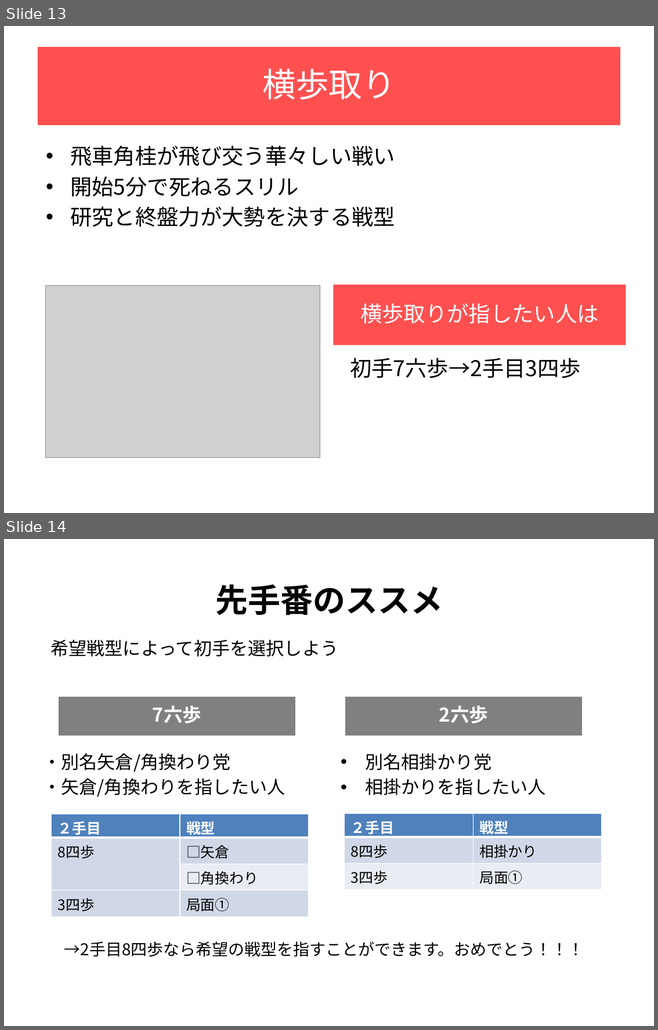
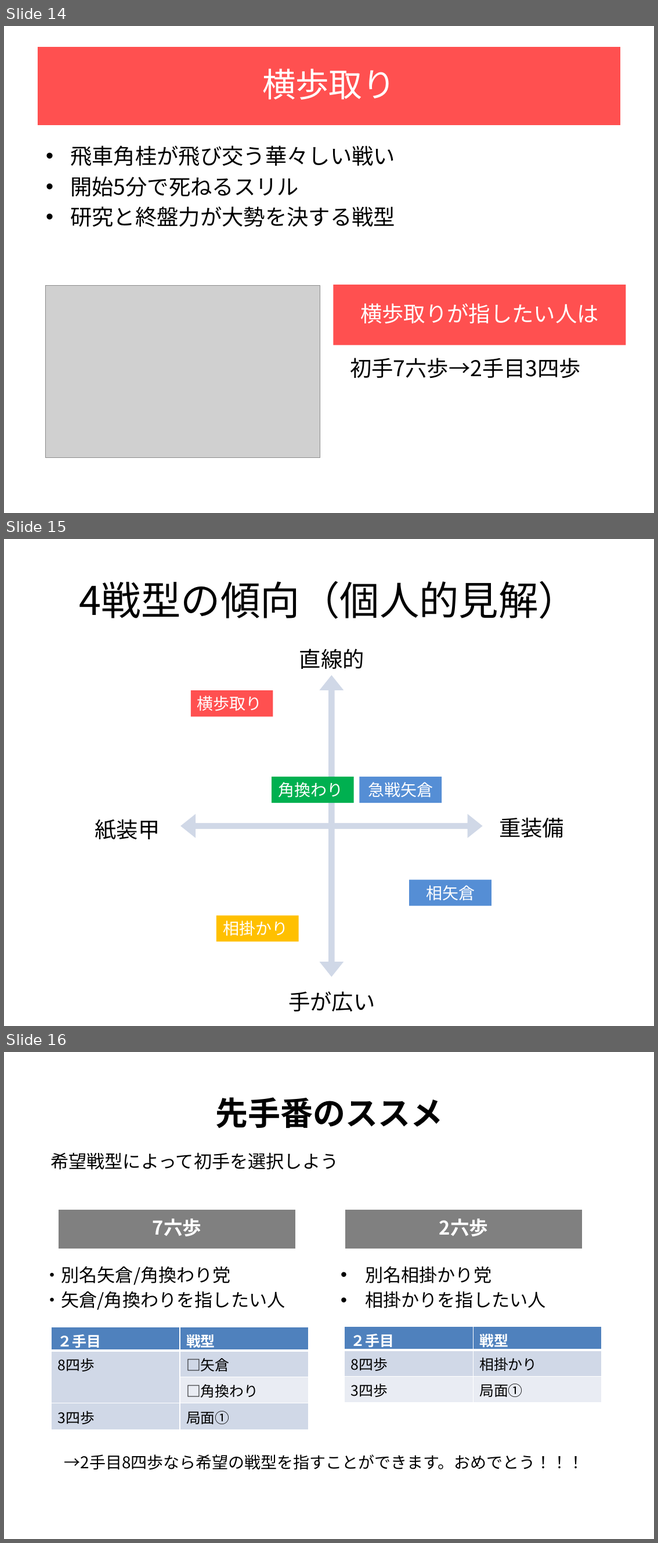
Before and after one commit to juju-ninon/IbishaCast, a slide deck: ビギナー向け相居飛車講座.pptx. Shown one above the other, each under a label of ours: slides 13 and 14 before the commit, slides 14, 15 and 16 after it. The pictures are 658x1030 and 658x1543 pixels, drawn with LibreOffice and Linux fonts; fonts in the diff are those of the drawing; grey boxes stand for pictures. Boxes give left, top, right and bottom in pixels: in the first picture for what was removed or moved away, otherwise in the second. Text is boxed around its words. In the diff, an @@ line names an element or a change of style, - is before the commit and + after.

```diff
--- a/ビギナー向け相居飛車講座.pptx
+++ b/ビギナー向け相居飛車講座.pptx
@@ slide 15 added at (4,539,654,1026), background #FFFFFF @@
@@ title added at (79,581,578,619), 44 pt, text #000000 @@
+4戦型の傾向（個人的見解）
@@ text added at (299,649,364,669), 24 pt, text #000000 @@
+直線的
@@ rectangle added at (190,690,273,716), fill #FF5050, 18 pt, text #FFFFFF @@
+横歩取り
@@ rectangle added at (271,777,354,803), fill #00B050, 18 pt, text #FFFFFF @@
+角換わり
@@ rectangle added at (360,777,441,803), fill #558ED5, 18 pt, text #FFFFFF @@
+急戦矢倉
@@ text added at (94,819,159,839), 24 pt, text #000000 @@
+紙装甲
@@ text added at (499,817,564,838), 24 pt, text #000000 @@
+重装備
@@ group added at (181,675,482,977): 4 rounded rectangles, 1 quad arrow @@
@@ rectangle added at (409,880,491,906), fill #558ED5, 18 pt, text #FFFFFF @@
+相矢倉
@@ rectangle added at (216,916,298,942), fill #FFC000, 18 pt, text #FFFFFF @@
+相掛かり
@@ text added at (288,991,375,1012), 24 pt, text #000000 @@
+手が広い
@@ what was slide 13 is now slide 14 @@
@@ what was slide 14 is now slide 16 @@
```
Also in this commit, not shown: 1 slide changed, 1 other slide added.
